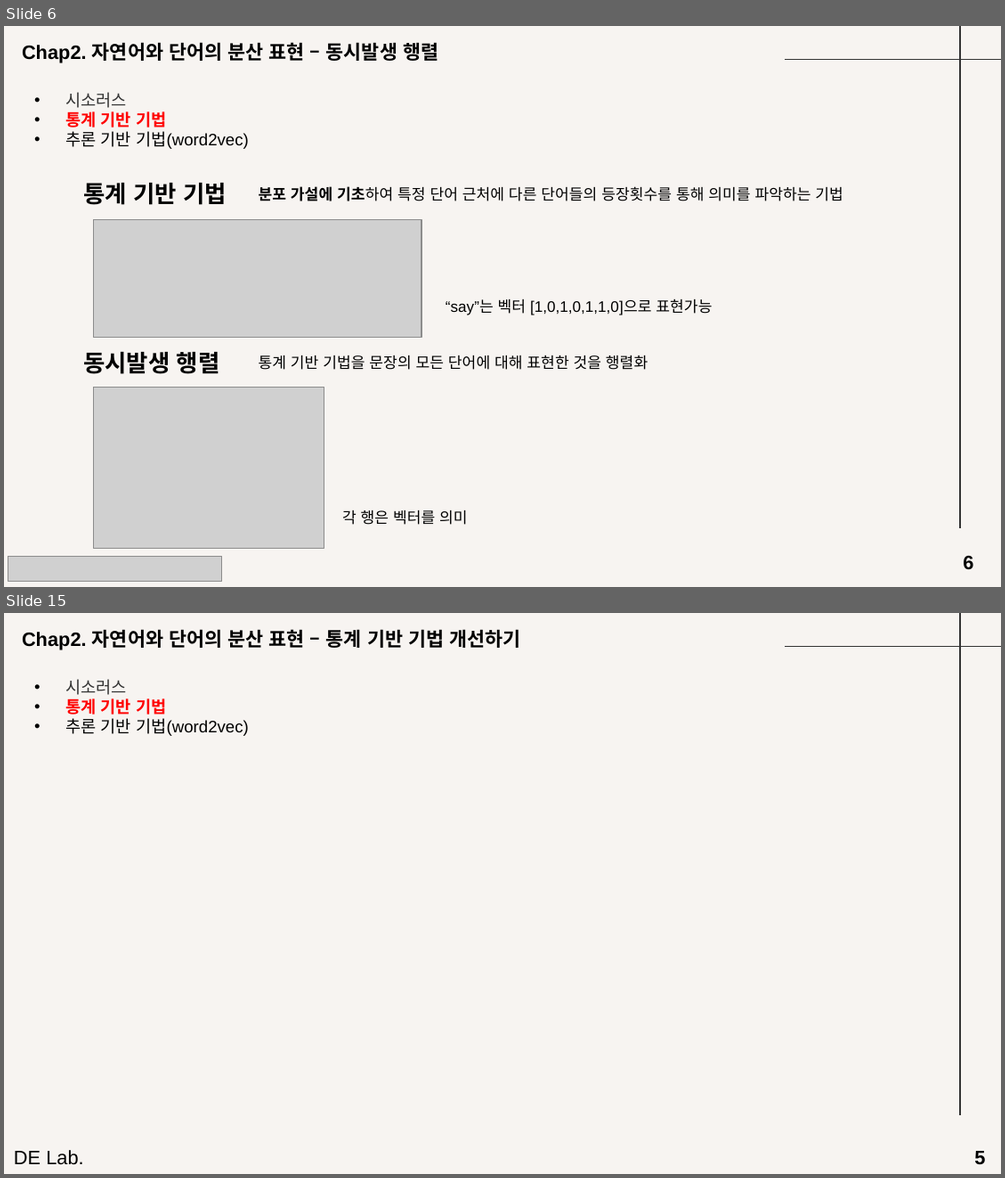
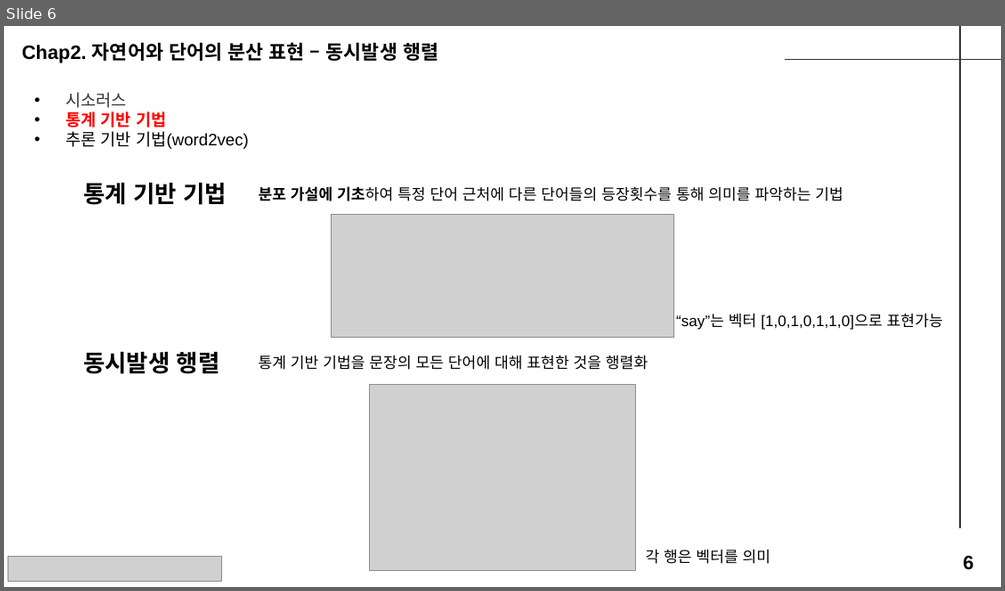
Before and after one commit to seungdeng/Deep-Learning-from-Scratch, a slide deck: study/발표자료/20250220_밑딥2_이승건_chap234발표자료.pptx. Shown one above the other, each under a label of ours: slides 6 and 15 before the commit, slide 6 after it; the slides between them are not shown. The pictures are 1005x1178 and 1005x591 pixels, drawn with LibreOffice and Linux fonts; fonts in the diff are those of the drawing; grey boxes stand for pictures. Boxes give left, top, right and bottom in pixels: in the first picture for what was removed or moved away, otherwise in the second. Text is boxed around its words. In the diff, an @@ line names an element or a change of style, - is before the commit and + after.

```diff
--- a/study/발표자료/20250220_밑딥2_이승건_chap234발표자료.pptx
+++ b/study/발표자료/20250220_밑딥2_이승건_chap234발표자료.pptx
@@ slide 15 removed at box(4, 613, 1001, 1174), background #F7F4F1; not listed: 2 template elements that a slide beside it also shows @@
@@ text removed at box(22, 629, 520, 650) @@
-Chap2. 자연어와 단어의 분산 표현 – 통계 기반 기법 개선하기
@@ text removed at box(65, 679, 249, 736) @@
-• 시소러스
-• 통계 기반 기법
-• 추론 기반 기법(word2vec)
@@ text removed at box(14, 1150, 83, 1165) @@
-DE Lab.
@@ text removed at box(974, 1151, 985, 1165) @@
-5
@@ slide 6 changed as well @@
@@ background #F7F4F1 to #FFFFFF @@
@@ picture removed at box(94, 219, 421, 337) @@
@@ picture added at box(331, 215, 673, 337) @@
@@ text "“say”는 벡터 [1,0,1,0,1,1,0]으로 표현가능": place and size @@
-text "“say”는 벡터 [1,0,1,0,1,1,0]으로 표현가능" at box(445, 299, 712, 315)
+text "“say”는 벡터 [1,0,1,0,1,1,0]으로 표현가능" at box(676, 313, 943, 329)
@@ picture: place and size @@
-picture at box(94, 386, 325, 548)
+picture at box(369, 384, 635, 569)
@@ text "각 행은 벡터를 의미": place and size @@
-text "각 행은 벡터를 의미" at box(342, 510, 468, 524)
+text "각 행은 벡터를 의미" at box(646, 549, 771, 564)
```
Also in this commit, not shown: 11 other slides changed, 7 slides added, 5 other slides removed, 2 other files.
